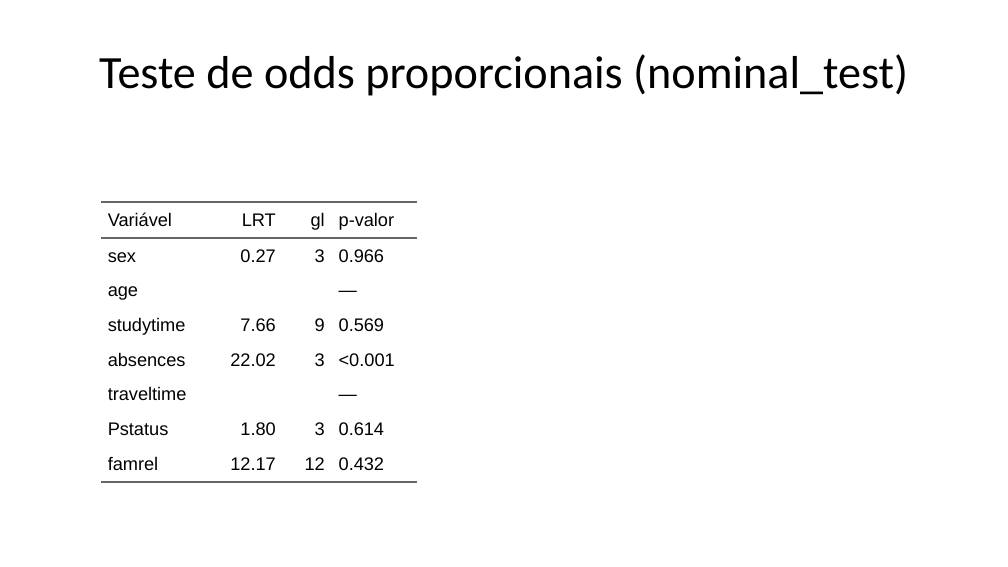
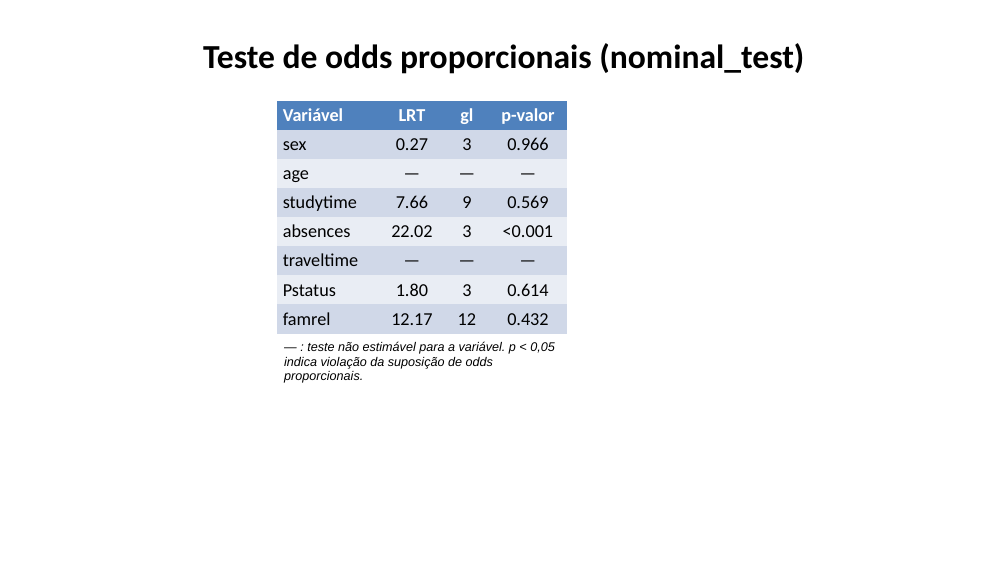
Before and after one commit to gabriel05mss/modelos_ordinais_trab1, a slide deck: slide 15 of apresentacao2.pptx. Drawn at 1008x567 pixels with LibreOffice and Linux fonts; fonts in the diff are those of the drawing. Boxes give left, top, right and bottom in pixels: in the first picture for what was removed or moved away, otherwise in the second. Text is boxed around its words. In the diff, an @@ line names an element or a change of style, - is before the commit and + after.

```diff
--- a/apresentacao2.pptx
+++ b/apresentacao2.pptx
@@ title "Teste de odds proporcionais (nominal_test)" at [203, 43, 804, 74]: size 33 to 24 pt, bold on @@
@@ table at [277, 101, 568, 567] @@
-row 3, column 2: 
+row 3, column 2: —
-row 3, column 3: 
+row 3, column 3: —
-row 6, column 2: 
+row 6, column 2: —
-row 6, column 3: 
+row 6, column 3: —
+row 9: — : teste não estimável para a variável. p < 0,05 indica violação da suposição de odds proporcionais. |  |  | 
@@ table: place and size @@
-table at [101, 202, 417, 567]
+table at [277, 101, 568, 567]
```
Also in this commit, not shown: 17 other slides changed, 3 other files.
